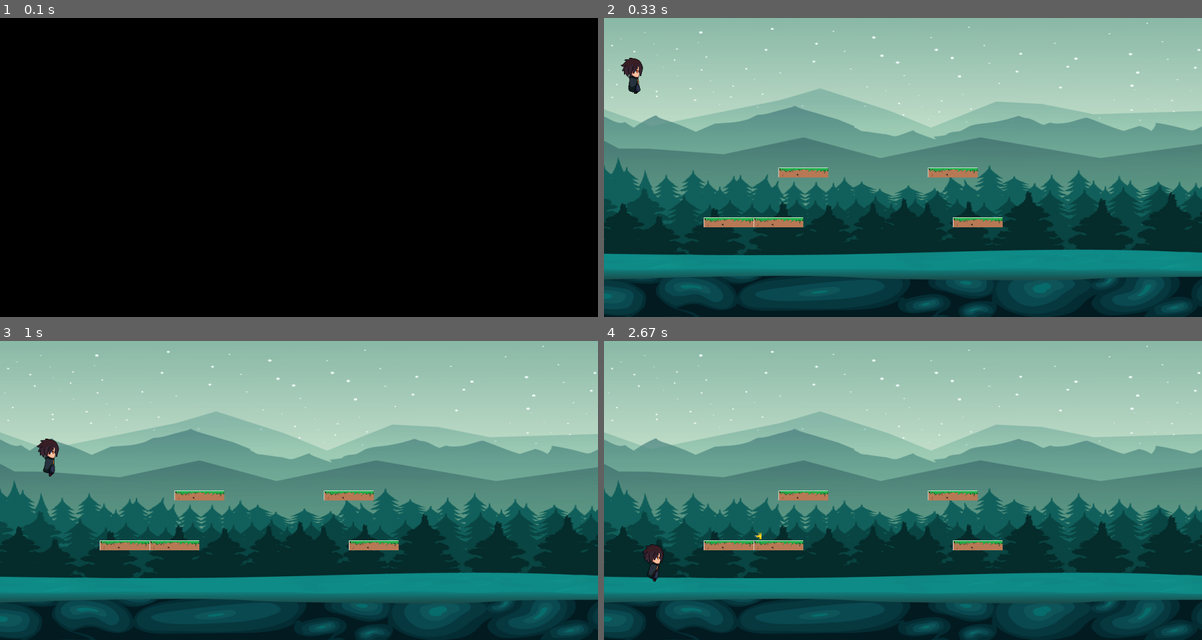
Above: before the commit, frames 1-4 (two rows, left to right).
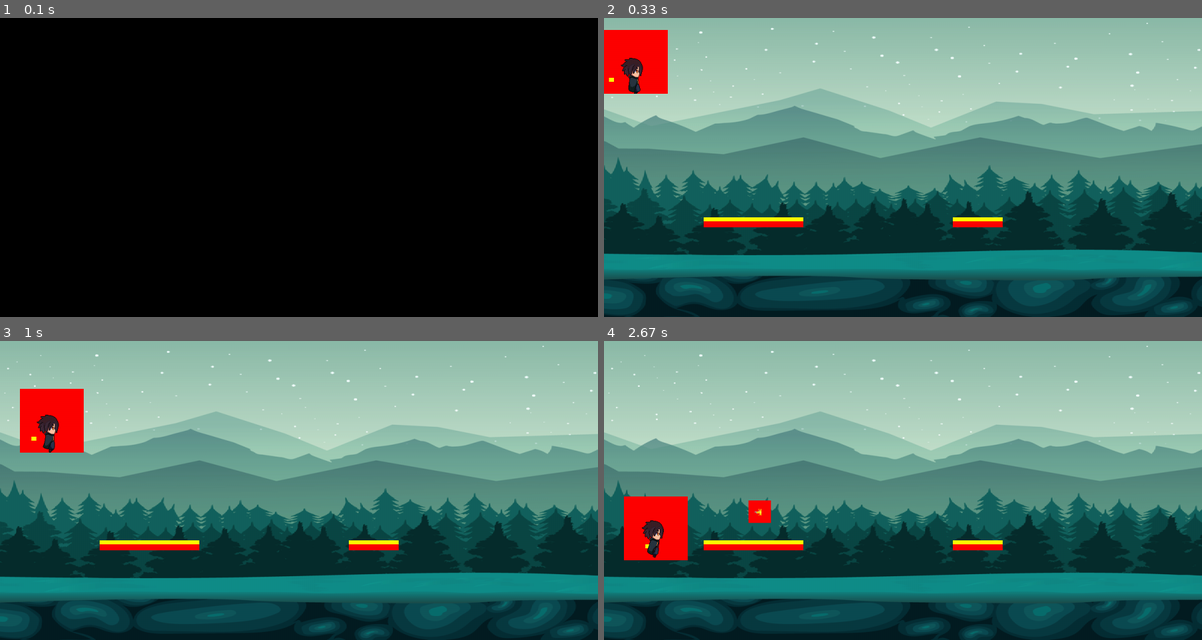
Above: after the commit, the same moments.

Repository: MatiasMartina/MartinaMatias-Pygame-Tp-Final
Game: pygame game, started from main.py
Same seed, same stepped clock (60 frames per second), same inputs: the game is played once before the commit and once after it.
Inputs:
- Up to frame 1 (0.1 s): no input
- Up to frame 2 (0.33 s): no input
- Up to frame 3 (1 s): hold Right 0.33-0.8 s; tap Space at 0.83 s
- Up to frame 4 (2.67 s): hold Up 1.4-1.9 s; tap Space at 1.93 s; hold Right from 2.6 s (still down)

Frame 1 is identical in both runs. In frame 2, 3.4% of the frame differs, in the area x 0-67%, y 4-70%; in frame 3, 3.8%; in frame 4, 4.1%, in the area x 3-67%, y 50-81%.

Commit message:
Agregamos clase plataforma, logramos que el personaje salte y se pare arriba de ella. No logro hacer que salte. Cuando quiero saltar se desplaza sobre el eje x pero no suma el eje y

Diff:
--- a/bullet.py
+++ b/bullet.py
@@ -36,17 +36,17 @@
 
             self.rect.x += self.move_x
             self.rect.y += self.move_y
-            self.check_impact(plataform_list, enemy_list, player)
+            # self.check_impact(plataform_list, enemy_list, player)
 
-    def check_impact(self, plataform_list, enemy_list, player):
-        if self.is_active and self.owner != player and self.rect.colliderect(player.rect):
-            print("IMPACTO PLAYER")
-            player.receive_shoot()
-            self.is_active = False
-        for aux_enemy in enemy_list:
-            if self.is_active and self.owner != aux_enemy and self.rect.colliderect(aux_enemy.rect):
-                print("IMPACTO ENEMY")
-                self.is_active = False
+    # def check_impact(self, plataform_list, enemy_list, player):
+    #     if self.is_active and self.owner != player and self.rect.colliderect(player.rect):
+    #         print("IMPACTO PLAYER")
+    #         player.receive_shoot()
+    #         self.is_active = False
+    #     for aux_enemy in enemy_list:
+    #         if self.is_active and self.owner != aux_enemy and self.rect.colliderect(aux_enemy.rect):
+    #             print("IMPACTO ENEMY")
+    #             self.is_active = False
     def draw(self, screen):
         if self.is_active:
             if DEBUG:
--- a/main.py
+++ b/main.py
@@ -18,9 +18,9 @@
 main_player = Jugador(0, 0, frame_rate=100, speed_walk=20, speed_run=40)
 plataforma1 = Plataform(300, 400, 100, 20)
 plataforma2 = Plataform(200, 400, 100, 20)
-plataforma3 = Plataform(350, 300, 100, 20)
+# plataforma3 = Plataform(350, 300, 100, 20)
 plataforma4 = Plataform(700, 400, 100, 20)
-plataforma5 = Plataform(650, 300, 100, 20)
+# plataforma5 = Plataform(650, 300, 100, 20)
 
 
 lista_balas = Jugador.lista_balas
@@ -60,15 +60,15 @@
     main_player.update(delta_ms)
     main_player.handle_collision(plataforma1)
     main_player.handle_collision(plataforma2)
-    main_player.handle_collision(plataforma3)
+    # main_player.handle_collision(plataforma3)
     main_player.handle_collision(plataforma4)
-    main_player.handle_collision(plataforma5)
+    # main_player.handle_collision(plataforma5)
     main_player.draw(screen)
     plataforma1.draw(screen)
     plataforma2.draw(screen)
-    plataforma3.draw(screen)
+    # plataforma3.draw(screen)
     plataforma4.draw(screen)
-    plataforma5.draw(screen)
+    # plataforma5.draw(screen)
     for bullet in lista_balas:
         bullet.update(delta_ms, [], [], main_player)
         bullet.draw(screen)
--- a/models/constantes.py
+++ b/models/constantes.py
@@ -8,4 +8,4 @@
 GROUND_COLLIDE_H = 8
 GROUND_LEVEL = 600
 
-DEBUG = False
+DEBUG = True
--- a/models/player/main_player.py
+++ b/models/player/main_player.py
@@ -1,24 +1,13 @@
 import pygame as pg
 from models.auxiliar import SurfaceManager as sf
-from models.constantes import ANCHO_VENTANA, ALTO_VENTANA
+from models.constantes import ANCHO_VENTANA, ALTO_VENTANA, GROUND_COLLIDE_H
 from bullet import *
 
 class Jugador:
     lista_balas = []
     def __init__(self, coordenada_x , coordenada_y, frame_rate = 1000, speed_walk = 6, speed_run = 12, gravity = 8, delta_ms = 300, jump = 250):
 
-        '''
-        self.__iddle_r = sf.get_surface_from_sprisheet("./assets/img/player/idle/idle.png",6,1,)
-        self.__iddle_l = sf.get_surface_from_sprisheet("./assets/img/player/idle/idle.png",6,1, flip = True)
-        self.__walk_r = sf.get_surface_from_sprisheet("./assets/img/player/walk/Walk.png",7,1,)
-        self.__walk_l = sf.get_surface_from_sprisheet("./assets/img/player/walk/Walk.png",7,1, flip = True)
-        self.__jump_r = sf.get_surface_from_sprisheet("./assets/img/player/jump/Jump.png",11,1,)
-        self.__jump_l = sf.get_surface_from_sprisheet("./assets/img/player/jump/Jump.png",11,1, flip = True)
-        self.__run_r = sf.get_surface_from_sprisheet("./assets/img/player/run/Run.png",8,1,)
-        self.__run_l = sf.get_surface_from_sprisheet("./assets/img/player/run/Run.png",8,1, flip = True)
-        self.__shot_r = sf.get_surface_from_sprisheet("./assets/img/player/shot/shot.png", 7, 1)
-        self.__shot_l = sf.get_surface_from_sprisheet("./assets/img/player/shot/shot.png" ,7, 1, flip=True)
-        '''
+
 
         self.__iddle_r = sf.get_surface_from_sprisheet(".\\assets\\img\\player\\idle\\idle.png",6,1,)
         self.__iddle_l = sf.get_surface_from_sprisheet(".\\assets\\img\\player\\idle\\idle.png",6,1, flip = True)
@@ -58,12 +47,18 @@
         self.__is_shoting = False
         self.__is_jumping = False
         self.__on_ground = False
+        self.__on_platform = False
         self.__is_looking_right = True
         self.lifes = 5
         self.score = 0
         self.__stay = True
         self.__shot_cooldown = 1000  # Cooldown in milliseconds
         self.__last_shot_time = pg.time.get_ticks()
+
+        self.collition_rect = pg.Rect(self.__move_x+self.__rect.width/12,self.__move_y,self.__rect.width/12,self.__rect.height)
+        self.ground_collition_rect = pg.Rect(self.collition_rect)
+        self.ground_collition_rect.height = GROUND_COLLIDE_H
+        self.ground_collition_rect.y = self.__move_y + self.__rect.height - GROUND_COLLIDE_H
 
     def actualizar_si_paso_segundo(self):
         actual_time = pg.time.get_ticks()
@@ -115,14 +110,17 @@
         gravity_speed = self.__gravity * (delta_ms / self.__frame_rate)
 
         if self.__rect.y < (ALTO_VENTANA - self.__actual_image_animation.get_height()) - 100:
-            self.__is_jumping = True
-            self.__on_ground = False
-            return gravity_speed
+
+                self.__is_jumping = True
+                self.__on_ground = False
+                self.__on_platform = False
+                return gravity_speed
 
         elif self.__rect.y >= (ALTO_VENTANA - self.__actual_image_animation.get_height()) - 100:
-            self.__is_jumping = False
-            self.__on_ground = True
-            return 0
+                self.__is_jumping = False
+                self.__on_ground = True
+                self.__on_platform = True
+                return 0
 
 
     def __set_and_animations_preset_y(self, move_y,animation_list: list[pg.surface.Surface], look_r : bool):
@@ -135,7 +133,7 @@
         ¿Qué devuelve?
         N/A
         '''
-        self.__move_y = move_y
+        self.__move_y -= self.__jump
         '''
         '__move_y' toma el valor del salto en negativo, puesto que controla el movimiento de la imagen de 'main_player'
         sobre el 'eje_y'
@@ -172,19 +170,18 @@
                 look_right = True
                 if not self.__is_jumping:
                     self.__set_x_animations_preset(self.__speed_walk, self.__walk_r, look_r = look_right)
-                    self.__rect.y += self.__gravity_force(self.delta_ms)
-
+                    self.__rect.y += 0
                 else:
                     self.__set_x_animations_preset(self.__speed_walk, self.__walk_r, look_r = look_right)
-                    self.__rect.y += self.__gravity_force(self.delta_ms)
+                    self.__rect.y += 0
             case 'Left':
                 look_right = False
                 if not self.__is_jumping:
                     self.__set_x_animations_preset(-self.__speed_walk, self.__walk_l, look_r = look_right)
-                    self.__rect.y += self.__gravity_force(self.delta_ms)
+                    self.__rect.y += 0
                 else:
                     self.__set_x_animations_preset(-self.__speed_walk, self.__walk_l, look_r = look_right)
-                    self.__rect.y += self.__gravity_force(self.delta_ms)
+                    self.__rect.y += 0
     def run(self, direction_walk: str = "Right"):
         print("Corriendo")
         if self.__is_jumping:
@@ -200,109 +197,97 @@
                     self.__set_x_animations_preset(-self.__speed_run, self.__run_l, look_r = look_right)
     def jump(self):
         ("Saltando")
-        if not self.__is_jumping and self.__on_ground:
-            if  self.__is_looking_right:
-                self.__set_and_animations_preset_y(-self.__jump, self.__jump_r, True)
-                print("EEEEEEEENTROOOOOOOOOOOO ACAAAAAAAAAAAAA")
-
-            else:
-                self.__set_and_animations_preset_y(-self.__jump, self.__jump_l, False)
-                "Entró acá False"
-
-
-
-    # def stop_jump(self):
-    #     self.__is_jumping = False
-    #     self.__on_ground = True
-    #     self.__actual_animation = self.__iddle_r if self.__is_looking_right else self.__iddle_l
-    # def handle_collision(self, plataforma):
-    #     if self.__rect.colliderect(plataforma.rect):
+        # if not self.__is_jumping:
+        #     print("NO ESTÁ SALTANDO")
+        if self.__on_ground or self.__on_platform:
+                self.__on_ground = True
+                self.__on_platform = True
+                if  self.__is_looking_right:
+                    self.__set_and_animations_preset_y(-self.__jump, self.__jump_r, True)
+                    print("EEEEEEEENTROOOOOOOOOOOO ACAAAAAAAAAAAAA")
+
+                else:
+                    self.__set_and_animations_preset_y(-self.__jump, self.__jump_l, False)
+                    "Entró acá Falseeeeeeeeeeeeeeeeeeeeeeeeeeeeeeeeeeeeeeeeeeeeeeeeeeeeee"
+
+
+    # def __is_on_platform(self, plataforma):
+    #     is_on_platform = False
+    #      # Colisión detectada
+    #     if self.__rect.y < (ALTO_VENTANA - self.__actual_image_animation.get_height()) - 100 and self.__rect.colliderect(plataforma.rect):
     #         # Colisión detectada
-    #         if self.__rect.y -200 < plataforma.rect.y:
-    #             # El jugador está por encima de la plataforma
-    #             self.__on_ground = True
-    #             self.__is_jumping = False
-    #             self.__rect.y = plataforma.rect.y - self.__rect.height
-    #             print("aca wachongui")
-    #         else:
-    #             # El jugador está por debajo de la plataforma
-    #             self.__rect.y = plataforma.rect.y + plataforma.rect.height
-    #             self.__move_y = 0
-    #             print("cuack aca")
-
-    #     # Verificar colisión en el eje x solo si el jugador no está saltando
-    #     if not self.__is_jumping and self.__rect.colliderect(plataforma.rect):
-    #         if self.__rect.x < plataforma.rect.x:
-    #             # El jugador está a la izquierda de la plataforma
-    #             self.__rect.x = plataforma.rect.x - self.__rect.width
-    #         else:
-    #             # El jugador está a la derecha de la plataforma
-    #             self.__rect.x = plataforma.rect.x + plataforma.rect.width
+    #         if self.__rect.y + self.__rect.height - 200 < plataforma.rect.y:
+    #             is_on_platform = True
+    #         # El jugador está por debajo de la plataforma
+    #         elif self.__rect.y >= plataforma.rect.y + plataforma.rect.height:
+
+
+    #     return is_on_platform
     def handle_collision(self, plataforma):
-        if self.__is_jumping:
-            if self.__rect.colliderect(plataforma.rect):
+        # if self.__is_jumping:
+        if self.__rect.y + self.__rect.height - 200 < plataforma.rect.y:
+            if self.ground_collition_rect.colliderect(plataforma.rect):
+                self.__is_jumping =  False
+                print("ColisionColisionColisionColisionColisionColisionColision")
                 # Colisión detectada
-                if self.__rect.y + self.__rect.height - 200 < plataforma.rect.y:
-                    # El jugador está por encima de la plataforma
-                    self.__on_ground = True
-                    self.__is_jumping = False
-                    self.__rect.y = plataforma.rect.y - self.__rect.height
-                    print("Está arriba de la plataforma")
-                elif self.__rect.y >= plataforma.rect.y + plataforma.rect.height:
+                # if self.__rect.y + self.__rect.height - 200 < plataforma.rect.y:
+                     # Colisión detectada
+                self.__on_ground = True
+                self.__on_platform = True
+
+                self.__rect.y = plataforma.rect.y - self.__rect.height
+
+                print("Está arriba de la plataforma")
+        elif self.__rect.y >= plataforma.rect.y + plataforma.rect.height:
                     # El jugador está por debajo de la plataforma
                     self.__rect.y = plataforma.rect.y + plataforma.rect.height
                     self.__move_y = self.__jump
                     self.__on_ground = True
+                    self.__on_platform = False
                     print("Está abajo de la plataforma")
 
-            # Verificar colisión en el eje x solo si el jugador no está saltando
-            if not self.__is_jumping and self.__rect.colliderect(plataforma.rect):
-                if self.__rect.x < plataforma.rect.x:
+        if self.__is_jumping:    #Verificar colisión en el eje x solo si el jugador no está saltando
+            if not self.__is_jumping and self.ground_collition_rect.colliderect(plataforma.rect):
+                if (self.__rect.x/2) < plataforma.rect.x:
                     # El jugador está a la izquierda de la plataforma
-                    self.__rect.x = plataforma.rect.x - self.__rect.width
+                    self.collition_rect.x = plataforma.rect.x - self.collition_rect.width
                 else:
                     # El jugador está a la derecha de la plataforma
-                    self.__rect.x = plataforma.rect.x + plataforma.rect.width
-
-    '''
-    def shot(self):
-
-            self.__actual_animation = self.__shot_r if self.__is_looking_right else self.__shot_l
-            if self.__is_looking_right:
-                bullet = Bala(
-                owner = self,
-                x_init = self.__rect.x-50,
-                y_init = self.__rect.y+80,
-                x_end = 600,
-                y_end = 0,
-                speed = 100,
-                frame_rate_ms = 100,
-                move_rate_ms = 50)
-                self.lista_balas.append(bullet)
-            else:
-                bullet = Bala(
-                owner = self,
-                x_init = self.__rect.x+120,
-                y_init = self.__rect.y+80,
-                x_end = 0,
-                y_end = 0,
-                speed = -100,
-                frame_rate_ms = 100,
-                move_rate_ms = 50)
-                self.lista_balas.append(bullet)
-            # print("Disparando")
-            # if self.__is_jumping:
-            #     print("si salta")
-            #     self.__actual_animation = self.__shot_r if self.__is_looking_right else self.__shot_l
-            #     self.__initial_frame = 0
-            #     self.__is_shoting = False
-            # elif self.__on_ground:
-            #     print("si tierra")
-            #     self.__actual_animation = self.__shot_r if self.__is_looking_right else self.__shot_l
-            # else:
-
-            #     self.__actual_animation =  self.__shot_r if self.__is_looking_right else self.__shot_l
-    '''
+                    self.collition_rect.x = plataforma.rect.x + plataforma.rect.width
+    # def handle_collision(self, plataforma):
+    #     if self.__is_jumping:
+    #         if self.ground_collition_rect.colliderect(plataforma.rect):
+    #             self.__is_jumping =  False
+    #             print("ColisionColisionColisionColisionColisionColisionColision")
+    #             # Colisión detectada
+    #             if self.__rect.y + self.__rect.height - 200 < plataforma.rect.y:
+    #                  # Colisión detectada
+    #                 self.__on_ground = True
+    #                 self.__on_platform = True
+    #                 self.__is_jumping = False
+    #                 self.__rect.y = plataforma.rect.y - self.__rect.height
+    #                 print("Está arriba de la plataforma")
+    #             elif self.__rect.y >= plataforma.rect.y + plataforma.rect.height:
+    #                 # El jugador está por debajo de la plataforma
+    #                 self.__rect.y = plataforma.rect.y + plataforma.rect.height
+    #                 self.__move_y = self.__jump
+    #                 self.__on_ground = True
+    #                 self.__on_platform = False
+    #                 print("Está abajo de la plataforma")
+
+    #     if self.__is_jumping:    #Verificar colisión en el eje x solo si el jugador no está saltando
+    #         if not self.__is_jumping and self.ground_collition_rect.colliderect(plataforma.rect):
+    #             if (self.__rect.x/2) < plataforma.rect.x:
+    #                 # El jugador está a la izquierda de la plataforma
+    #                 self.collition_rect.x = plataforma.rect.x - self.collition_rect.width
+    #             else:
+    #                 # El jugador está a la derecha de la plataforma
+    #                 self.collition_rect.x = plataforma.rect.x + plataforma.rect.width
+
+
+
+
+
 
     def shot(self):
         current_time = pg.time.get_ticks()
@@ -338,7 +323,7 @@
     def stay(self):
         print("stay")
 
-        if self.__on_ground:
+        if self.__on_ground or self.__on_platform:
             if not (self.__is_jumping or self.__is_shoting):
                 self.__actual_animation = self.__iddle_r if self.__is_looking_right else self.__iddle_l
                 print("Quieto iddle")
@@ -354,28 +339,7 @@
             else:
                 self.__actual_animation = self.__jump_r if self.__is_looking_right else self.__jump_l
 
-        # if self.__on_ground:
-
-        #     if self.__actual_animation not in [self.__iddle_l, self.__iddle_r, self.__shot_l, self.__shot_r, self.__jump_l, self.__jump_r]:
-        #         print("Pasó el primer if")
-        #         self.__actual_animation = self.__iddle_r if self.__is_looking_right else self.__iddle_l
-
-        #         print("Quieto iddle")
-        #         self.__move_x = 0
-        #         self.__move_y = 0
-        #     elif self.__is_jumping:
-        #         print("acá siiiiiiiiiiiiiiiiiiiiiiiiiiiiiiiiiiiiiiiiiiiiiiii else if jumping if sino está en el piso entonces está volando")
-        #         self.__actual_animation = self.__jump_r if self.__is_looking_right else self.__jump_l
-        #     elif self.__is_shoting:
-        #         self.__actual_animation = self.__shot_r if self.__is_looking_right else self.__shot_l
-
-        # else:
-        #     if not self.__on_ground and self.__is_shoting:
-        #         print("acá no entra mucho tiempo me pareceeeeeeeeeeeeeeeeeeeeeeee")
-        #         self.__actual_animation = self.__shot_r if self.__is_looking_right else self.__shot_l
-
-        #     else:
-        #         self.__actual_animation = self.__jump_r if self.__is_looking_right else self.__jump_l
+
 
 
     def __set_edges_limits_x(self):
@@ -475,5 +439,14 @@
         self.actualizar_si_paso_segundo()
 
     def draw(self, screen = pg.surface.Surface):
+        if(DEBUG):
+            pg.draw.rect(screen,color=(255,0 ,0),rect = self.__rect)
+            pg.draw.rect(screen,color=(255,255,0),rect= self.ground_collition_rect)
+
         self.__actual_image_animation = self.__actual_animation[self.__initial_frame]
         screen.blit(self.__actual_image_animation, self.__rect)
+
+        self.collition_rect.x = self.__rect.x + self.__rect.width / 3
+        self.collition_rect.y = self.__rect.y
+        self.ground_collition_rect.x = self.collition_rect.x
+        self.ground_collition_rect.y = self.__rect.y + self.__rect.height - GROUND_COLLIDE_H
